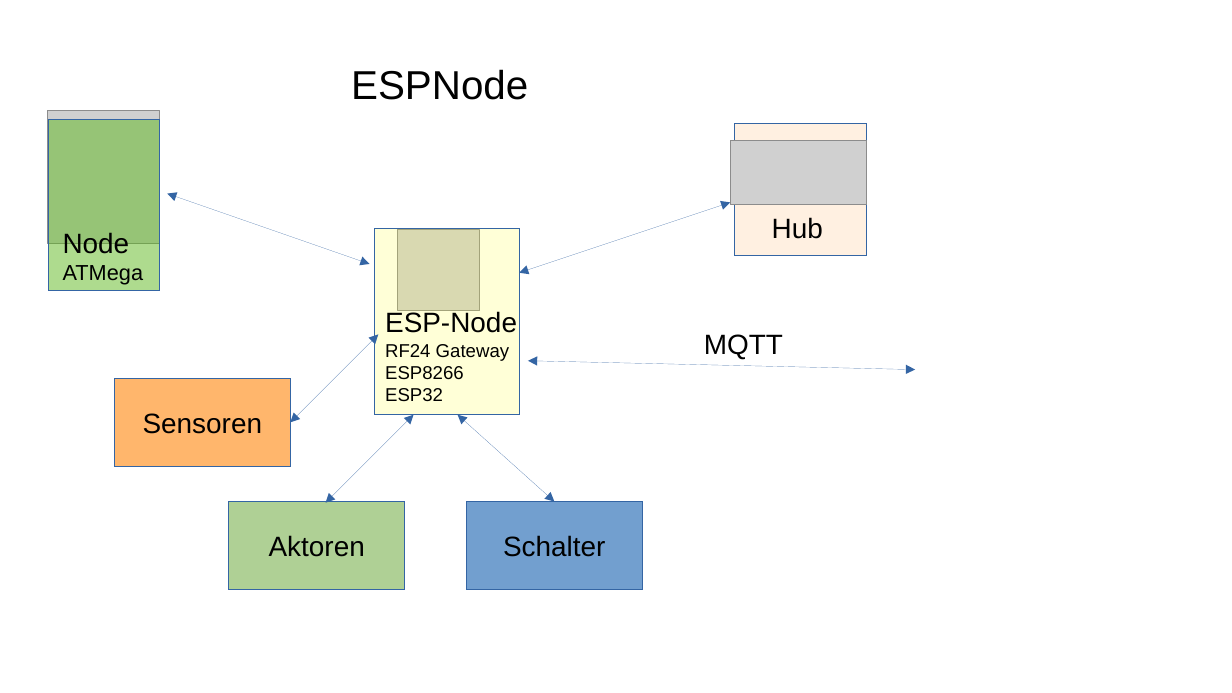
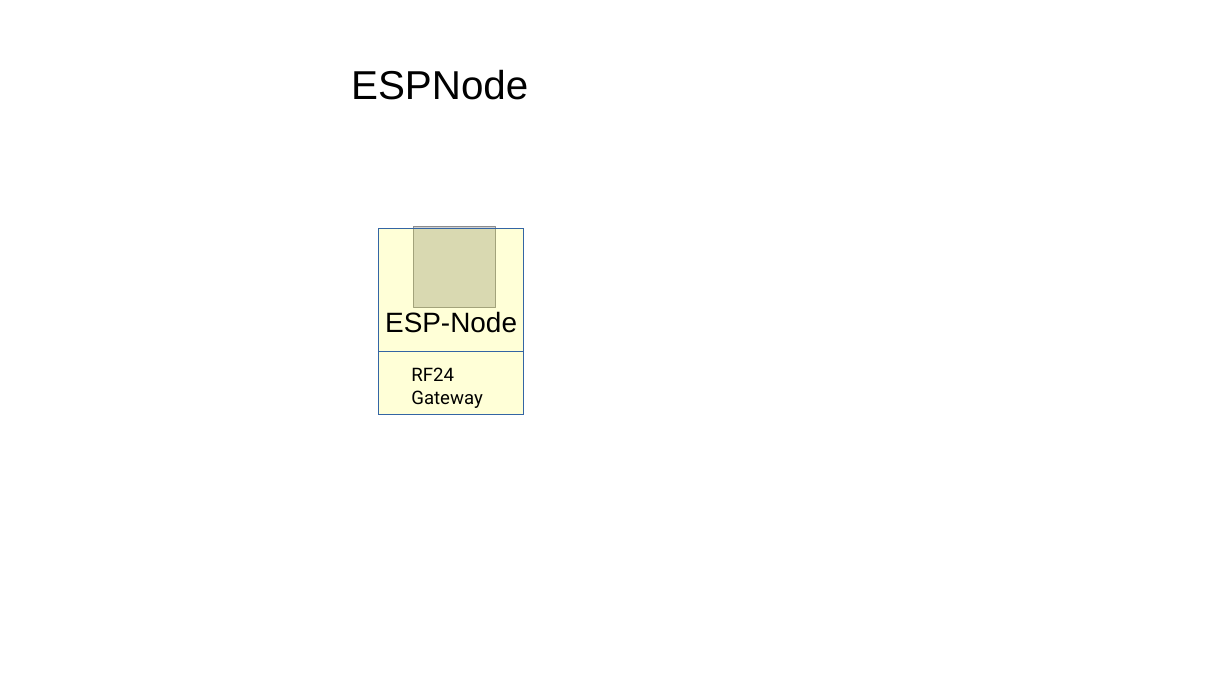
Before and after one commit to wilmsn/RF24Hub, a slide deck: slide 4 of doc/overview.odp (slide 2 before the commit). Drawn at 1232x693 pixels with LibreOffice and Linux fonts; fonts in the diff are those of the drawing; grey boxes stand for pictures. Boxes give left, top, right and bottom in pixels: in the first picture for what was removed or moved away, otherwise in the second. Text is boxed around its words. In the diff, an @@ line names an element or a change of style, - is before the commit and + after.

```diff
--- a/doc/overview.odp
+++ b/doc/overview.odp
@@ picture removed at (x1=48, y1=111, x2=160, y2=244) @@
@@ rectangle removed at (x1=48, y1=120, x2=159, y2=291) @@
@@ picture removed at (x1=731, y1=141, x2=868, y2=205) @@
@@ rectangle removed at (x1=735, y1=123, x2=866, y2=255) @@
@@ double arrow removed from (168, 193) to (370, 264) @@
@@ double arrow removed from (520, 273) to (731, 202) @@
@@ text removed at (x1=63, y1=232, x2=144, y2=285) @@
-Node
-ATMega
@@ rectangle moved from (x1=375, y1=229, x2=520, y2=415) to (x1=379, y1=229, x2=524, y2=415) @@
@@ picture moved from (x1=398, y1=229, x2=480, y2=311) to (x1=414, y1=227, x2=495, y2=309) @@
@@ text removed at (x1=772, y1=217, x2=823, y2=239) @@
-Hub
@@ rectangle removed at (x1=643, y1=316, x2=845, y2=369) @@
-MQTT
@@ double arrow removed from (291, 423) to (379, 334) @@
@@ line added from (379, 352) to (523, 352), #3465A4 0 pt @@
@@ text at (x1=385, y1=344, x2=509, y2=401): paragraphs removed @@
-RF24 Gateway
-ESP8266
-ESP32
@@ rectangle removed at (x1=114, y1=379, x2=290, y2=467) @@
-Sensoren
@@ text added at (x1=411, y1=367, x2=482, y2=408), 12 pt, text #000000 @@
+RF24
+Gateway
@@ double arrow removed from (528, 361) to (916, 370) @@
@@ double arrow removed from (325, 503) to (414, 415) @@
@@ double arrow removed from (555, 502) to (457, 415) @@
@@ rectangle removed at (x1=229, y1=502, x2=405, y2=590) @@
-Aktoren
@@ rectangle removed at (x1=466, y1=502, x2=642, y2=590) @@
-Schalter
```
Also in this commit, not shown: 1 other slide changed, 2 slides added, 4 other files.
